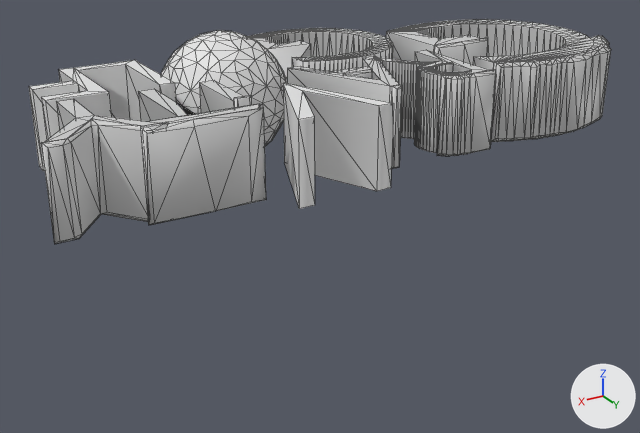
What one commit did to the COLLADA model Gravity Golf/Assets/Models/Title.dae.
Rendered twice from a camera (50 mm lens) standing at (5.21, 5.57, 1.6) and looking at (2.33, 0.77, -0.79). Lighting does not change. The marker at lower right points along +X, +Y and +Z. Mesh edges are drawn as thin lines. Where no turn or scale is listed for an object, it has been applied to the vertices. Vertices at the same position are counted once.

Objects in the first picture: 'Icosphere', 'Text', 'Text_001', 'Text_002', 'Text_003', 'Text_004'.
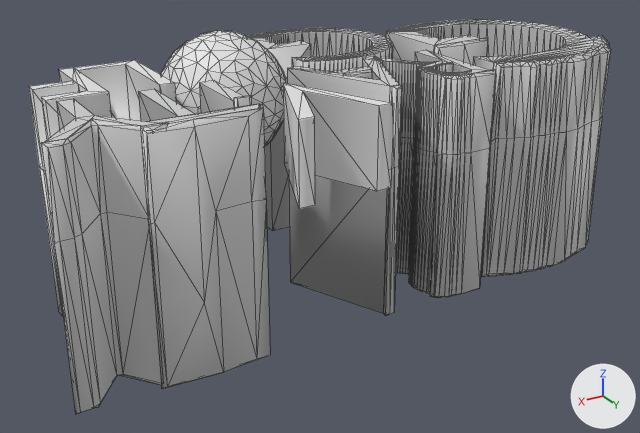
Boxes [x1, y1, x2, y2] around the edits, measured in the pictures (640 x 433 px):
'Text_001', reshaped (87% taller)
    before: [41, 50, 496, 244]
    after: [41, 50, 496, 414]
'Text', reshaped (109% taller)
    before: [386, 19, 611, 142]
    after: [386, 19, 611, 277]
'Text_002', reshaped (129% taller)
    before: [29, 60, 176, 171]
    after: [29, 60, 176, 316]
'Text_004', reshaped
    before: [247, 28, 393, 83]
    after: [247, 28, 393, 231]
part 1 of me_cutext, added
    after: [481, 117, 602, 277]
part 2 of me_cutext, deleted
    before: [491, 120, 598, 142]
part 3 of me_cutext_001, added
    after: [289, 137, 490, 316]
part 4 of me_cutext_001, added
    after: [54, 127, 270, 414]
part 5 of me_cutext_001, deleted
    before: [438, 149, 488, 156]
part 6 of me_cutext_001, deleted
    before: [56, 212, 147, 244]
part 7 of me_cutext_002, built on
    after: [39, 167, 63, 316]
part 8 of me_cutext_003, built on
    after: [265, 121, 289, 231]

Edits to the bpy script that builds the scene:
```text
Change me_cutext:
    used by ob_text; location = (0.0, 0.0, 0.0)
    remove me_cutext.from_pydata(...)  # 341 vertices, 678 faces; spans x 0.1..1.36, y -0.02..1.5, z -0.27..0.27
    add me_cutext.from_pydata(...)  # 472 vertices, 944 faces; spans x 0.1..1.36, y -0.02..1.52, z -1.26..0.27
    me_cutext part 1: 169 vertices added at x 0.1..1.36, y 0.0..1.52, z -1.26..-1.23
    me_cutext part 2: 38 vertices removed from x 0.18..1.31, y 1.15..1.46, z -0.27..-0.26
Change me_cutext_001:
    used by ob_text_001; location = (0.0, 0.75, 0.0)
    remove me_cutext_001.from_pydata(...)  # 377 vertices, 742 faces; spans x 1.46..4.28, y 0.0..0.78, z -0.27..0.27
    add me_cutext_001.from_pydata(...)  # 549 vertices, 1106 faces; spans x 1.46..4.29, y 0.0..0.79, z -1.27..0.27
    me_cutext_001 part 3: 145 vertices added at x 1.47..2.57, y 0.02..0.75, z -1.26..-1.23
    me_cutext_001 part 4: 41 vertices added at x 3.07..4.29, y 0.02..0.79, z -1.27..-0.76
    me_cutext_001 part 5: 12 vertices removed from x 1.63..1.81, y 0.4..0.7, z -0.26
    me_cutext_001 part 6: 2 vertices removed from x 3.96..4.16, y 0.47..0.72, z -0.26
Change me_cutext_002:
    used by ob_text_002; location = (0.0, 0.0, 0.0)
    remove me_cutext_002.from_pydata(...)  # 32 vertices, 56 faces; spans x 3.287..4.056, y 0.0..0.682, z -0.25..0.25
    add me_cutext_002.from_pydata(...)  # 48 vertices, 100 faces; spans x 3.287..4.056, y 0.0..0.682, z -1.25..0.25
    me_cutext_002 part 7
    12 faces are deleted
    16 new vertices lie (0.0, 0.0, -1.0) away from vertices in x 3.287..4.056, y 0.0..0.682, z -0.25
    56 new faces join them
Change me_cutext_003:
    used by ob_text_004; location = (0.0, 0.0, 0.0)
    remove me_cutext_003.from_pydata(...)  # 204 vertices, 406 faces; spans x 1.444..2.379, y -0.369..0.681, z -0.131..0.246
    remove me_cutext_003.materials.append(mat_material)  # light grey #d1d1d1
    add me_cutext_003.from_pydata(...)  # 305 vertices, 610 faces; spans x 1.442..2.379, y -0.369..0.681, z -1.131..0.246
    me_cutext_003 part 8
    98 faces are deleted
    1 vertex is added at (1.842, 0.663, -1.129)
    100 new vertices lie (-0.002, 0.0, -1.0) away from vertices in x 1.444..2.378, y -0.369..0.681, z -0.131..-0.129
    302 new faces join them
    add me_cutext_003.materials.append(mat_material_001)  # light grey #d1d1d1
```
